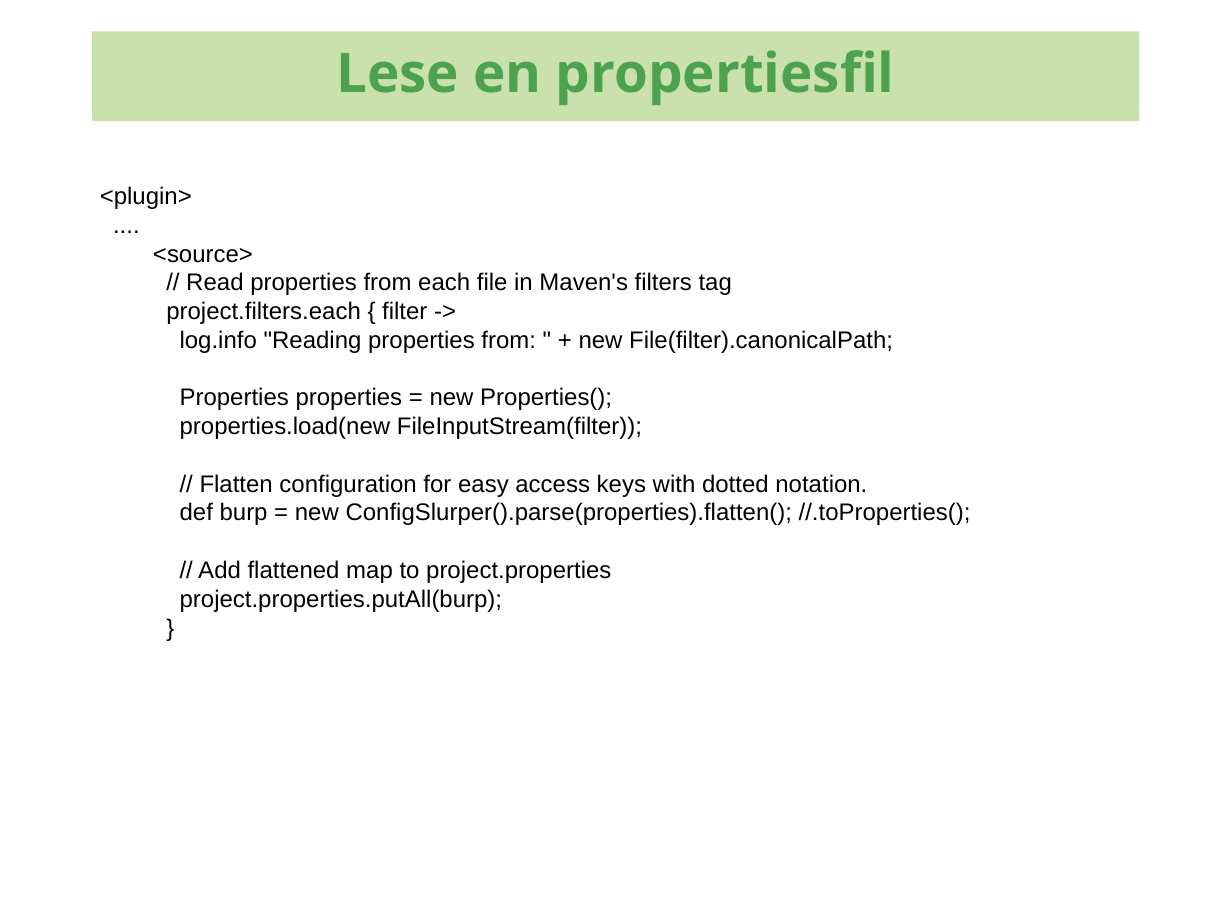
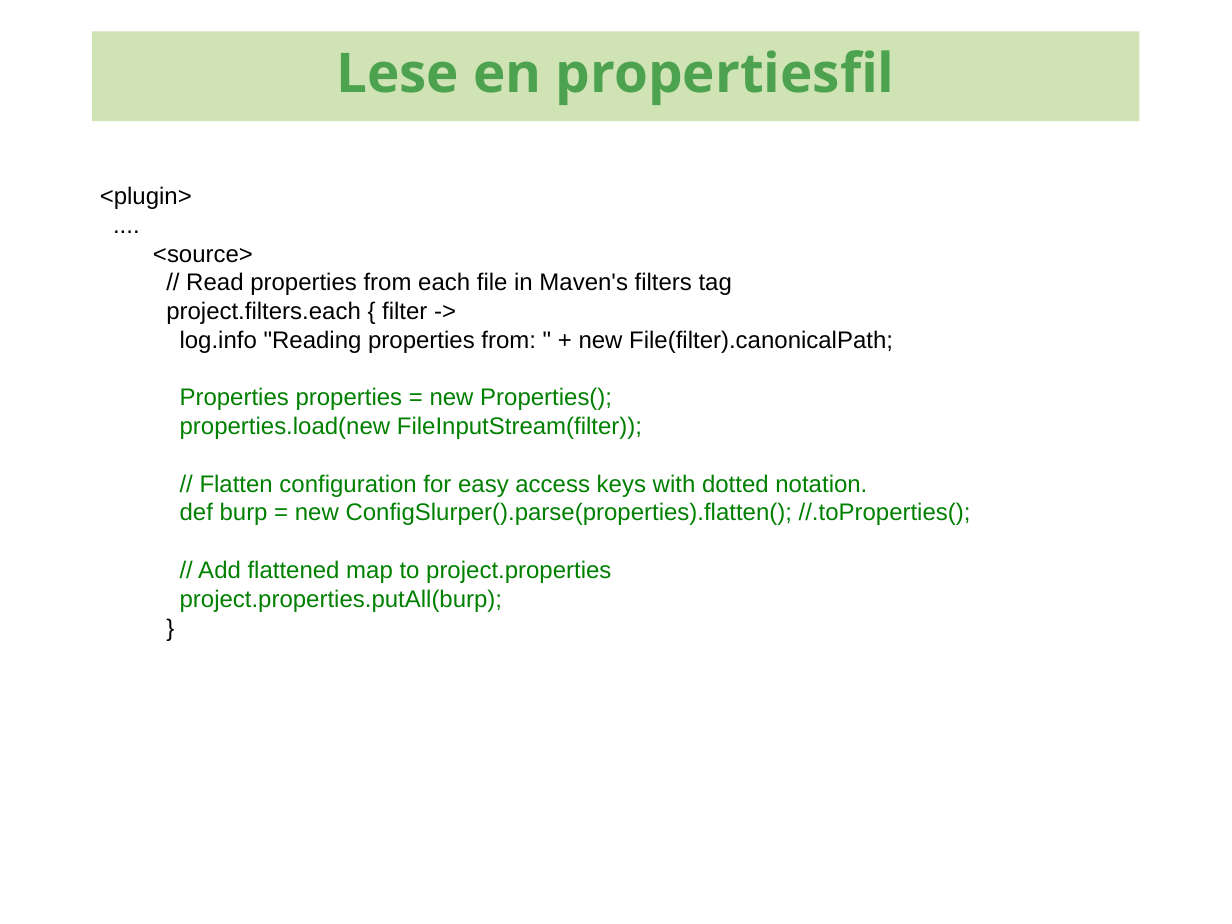
Before and after one commit to kenglxn/seam-maven-refimpl, a slide deck: slide 23 of sandbox/loo/gmaven-lynforedrag/gmaven-lynforedrag.odp (slide 22 before the commit). Drawn at 1232x924 pixels with LibreOffice and Linux fonts; fonts in the diff are those of the drawing; background and template pictures are left out. Boxes give left, top, right and bottom in pixels: in the first picture for what was removed or moved away, otherwise in the second. Text is boxed around its words. In the diff, an @@ line names an element or a change of style, - is before the commit and + after.

```diff
--- a/sandbox/loo/gmaven-lynforedrag/gmaven-lynforedrag.odp
+++ b/sandbox/loo/gmaven-lynforedrag/gmaven-lynforedrag.odp
@@ text at [180,387,971,612]: text colour #000000 to #008000 in "Properties properties = new Properties();", "properties.load(new FileInputStream(filter));", "// Flatten configuration for easy access keys ...", "def burp = new ConfigSlurper().parse(properties).flatten();  ..." and 2 more places @@
```
Also in this commit, not shown: 27 other slides changed, 2 slides added, 5 other files.
